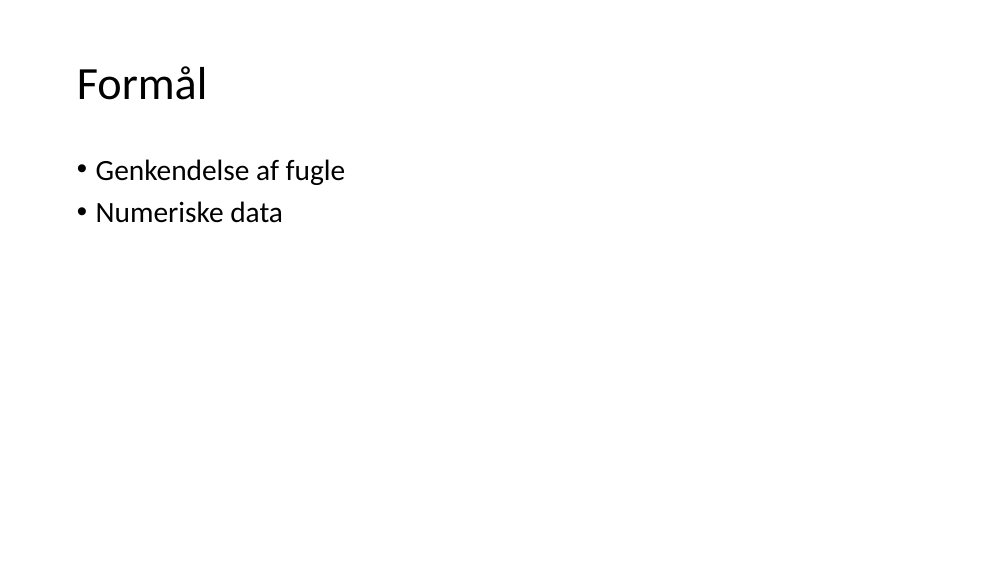
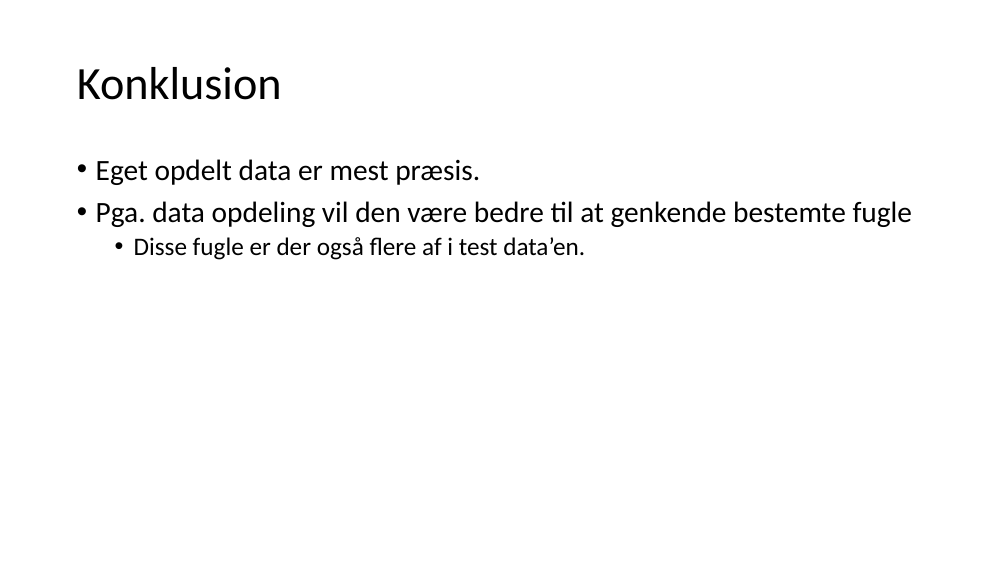
Before and after one commit to BenjaminElifLarsen/Machine_Learning_School, a slide deck: slide 15 of Case/Presentation/Presentation.pptx (slide 3 before the commit). Drawn at 1008x567 pixels with LibreOffice and Linux fonts; fonts in the diff are those of the drawing. Boxes give left, top, right and bottom in pixels: in the first picture for what was removed or moved away, otherwise in the second. Text is boxed around its words. In the diff, an @@ line names an element or a change of style, - is before the commit and + after.

Commit message:
saved some more data

```diff
--- a/Case/Presentation/Presentation.pptx
+++ b/Case/Presentation/Presentation.pptx
@@ title at (x1=77, y1=67, x2=282, y2=100): text changed @@
-Formål
+Konklusion
@@ text at (x1=96, y1=159, x2=913, y2=260): text changed @@
-• Genkendelse af fugle
-• Numeriske data
+• Eget opdelt data er mest præsis.
+• Pga. data opdeling vil den være bedre til at genkende bestemte fugle
+  • Disse fugle er der også flere af i test data’en.
```
Also in this commit, not shown: 7 other slides changed, 2 slides added, 2 other files.
